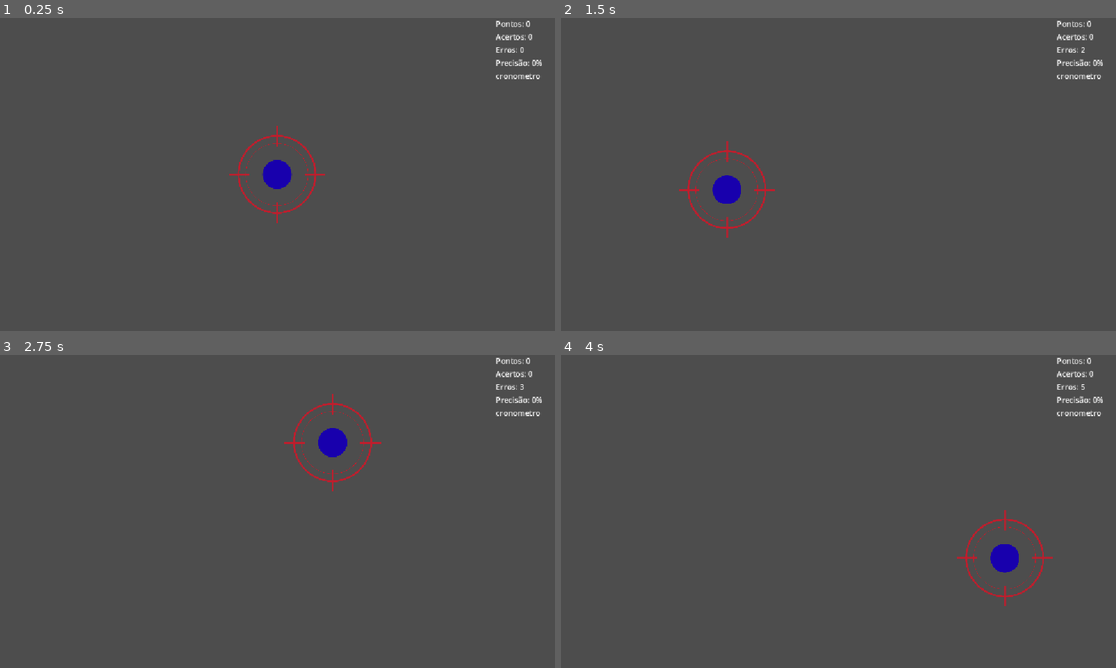
Above: before the commit, frames 1-4 (two rows, left to right).
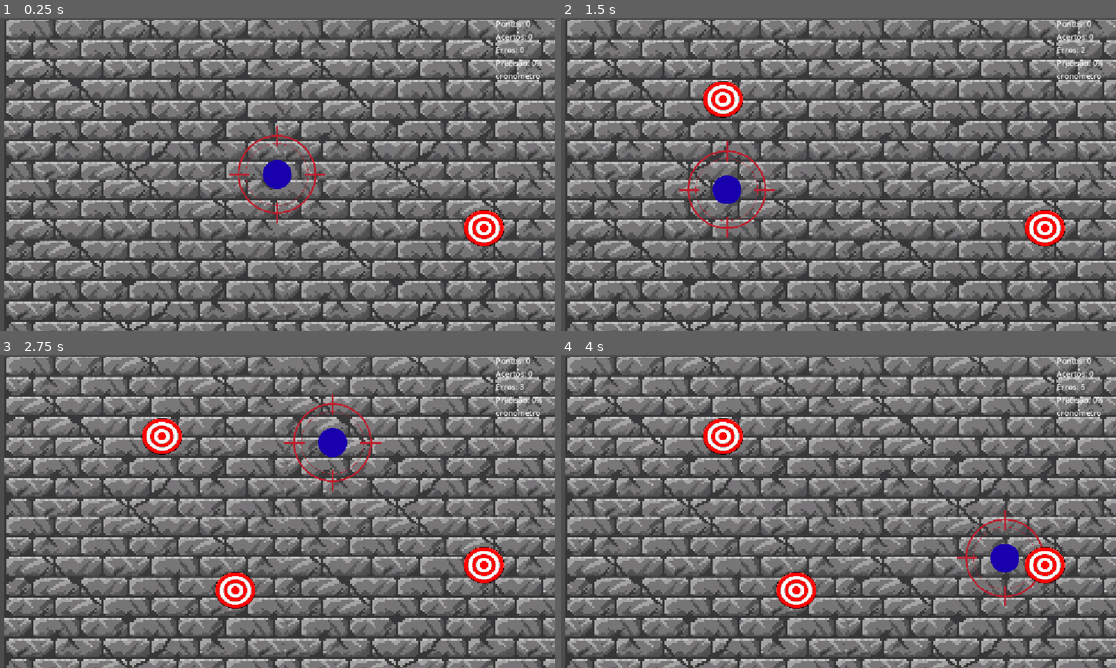
Above: after the commit, the same moments.

Repository: ditoslv/JOGO_CG2VA
Game: Godot game, scene res://scenes/modes/solo_mode.tscn
Two runs of this game, one before a commit and one after it. Both use one fixed random seed, a clock stepped at 60 frames per second and the inputs below. This scene is started directly instead of the project's main scene.
Inputs (mouse positions are in pixels of both pictures, inside the frame that each line leads up to):
- Up to frame 1 (0.25 s): no input
- Up to frame 2 (1.5 s): tap Enter at 0.5 s; move the mouse to (960, 158) at 0.52 s; click (960, 158) at 0.67 s; move the mouse to (727, 190) at 1.27 s; click (727, 190) at 1.42 s
- Up to frame 3 (2.75 s): tap Space at 2 s; move the mouse to (333, 442) at 2.02 s; click (333, 442) at 2.17 s
- Up to frame 4 (4 s): tap Enter at 2.75 s; move the mouse to (810, 574) at 2.77 s; click (810, 574) at 2.92 s; tap Space at 3.5 s; move the mouse to (1005, 558) at 3.52 s; click (1005, 558) at 3.67 s

The runs differ from the first frame. In frame 1, 59% of the frame differs, in the area x 0-100%, y 0-100%; in frame 2, 59%; in frame 3, 60%; in frame 4, 60%.

Commit message:
Adicionar GameSolo
Criação do SoloMode
Aplicação dos recursos
Desenvolvimento GameBase

Diff:
--- a/scenes/Core/GameBase.tscn
+++ b/scenes/Core/GameBase.tscn
@@ -6,9 +6,13 @@
 [ext_resource type="Script" path="res://scripts/Core/Disparo.gd" id="4"]
 [ext_resource type="Script" path="res://scripts/Core/TargetSpawner.gd" id="5"]
 [ext_resource type="PackedScene" path="res://scenes/Targets/Target.tscn" id="6"]
+[ext_resource type="PackedScene" uid="uid://bukq5cpybvrge" path="res://scenes7/background.tscn" id="7"]
 
 [node name="GameBase" type="Node2D"]
 script = ExtResource("1")
+
+[node name="Background" parent="." instance=ExtResource("7")]
+z_index = -100
 
 [node name="Mira" type="Node2D" parent="."]
 script = ExtResource("2")
--- a/scenes/modes/solo_mode.tscn
+++ b/scenes/modes/solo_mode.tscn
@@ -1,16 +1,24 @@
-[gd_scene load_steps=5 format=3]
+[gd_scene format=3 uid="uid://d34oud67agsqu"]
 
-[ext_resource type="Script" path="res://scripts/modes/solo_mode.gd" id="1"]
+[ext_resource type="Script" uid="uid://dnqae3hy277k4" path="res://scripts/modes/solo_mode.gd" id="1"]
 [ext_resource type="PackedScene" path="res://scenes/Core/GameBase.tscn" id="2"]
-[ext_resource type="PackedScene" path="res://scenes/ui/hud.tscn" id="3"]
-[ext_resource type="PackedScene" path="res://scenes/ui/result_screen.tscn" id="4"]
+[ext_resource type="Script" uid="uid://ba21s4yrq1pdr" path="res://scripts/Core/FaseConfig.gd" id="2_wx5i2"]
+[ext_resource type="PackedScene" uid="uid://bb5y78wdwf46d" path="res://scenes/ui/hud.tscn" id="3"]
+[ext_resource type="Resource" path="res://Resources/Fases/fase_01_estatico.tres" id="3_ufkr0"]
+[ext_resource type="PackedScene" uid="uid://bia2ga1ibfc4d" path="res://scenes/ui/result_screen.tscn" id="4"]
+[ext_resource type="Resource" path="res://Resources/Fases/fase_02_translacao.tres" id="4_s2hho"]
+[ext_resource type="Resource" path="res://Resources/Fases/fase_03_translacao_rapida.tres" id="5_j35qj"]
+[ext_resource type="Resource" path="res://Resources/Fases/fase_04_rotacao.tres" id="6_mlie4"]
+[ext_resource type="Resource" path="res://Resources/Fases/fase_05_escala.tres" id="7_4u658"]
+[ext_resource type="Resource" path="res://Resources/Fases/fase_06_combinado.tres" id="8_vc4v1"]
 
-[node name="SoloMode" type="Node2D"]
+[node name="SoloMode" type="Node2D" unique_id=1619378865]
 script = ExtResource("1")
+fases = Array[ExtResource("2_wx5i2")]([ExtResource("3_ufkr0"), ExtResource("4_s2hho"), ExtResource("5_j35qj"), ExtResource("6_mlie4"), ExtResource("7_4u658"), ExtResource("8_vc4v1")])
 
-[node name="GameBase" parent="." instance=ExtResource("2")]
+[node name="GameBase" parent="." unique_id=506203168 instance=ExtResource("2")]
 
-[node name="HUD" parent="." instance=ExtResource("3")]
+[node name="HUD" parent="." unique_id=1033262690 instance=ExtResource("3")]
 
-[node name="ResultScreen" parent="." instance=ExtResource("4")]
+[node name="ResultScreen" parent="." unique_id=1963716579 instance=ExtResource("4")]
 visible = false
--- a/scripts/Core/GameBase.gd
+++ b/scripts/Core/GameBase.gd
@@ -12,12 +12,26 @@
 
 signal fase_concluida()
 
+@export var margem_spawn: float = 60.0
+
 @onready var spawner: TargetSpawner = $Spawner
 @onready var cronometro: Timer = $Cronometro
 
 
 func _ready() -> void:
+	_ajustar_area_de_spawn()
 	spawner.fase_concluida.connect(func(): fase_concluida.emit())
+
+
+## Limita onde os alvos podem nascer ao tamanho real da janela (com uma
+## margem), em vez do Rect2 fixo e centrado em (0,0) que o TargetSpawner
+## usa por padrão — esse default sozinho deixa metade da área fora da tela.
+func _ajustar_area_de_spawn() -> void:
+	var tamanho := get_viewport_rect().size
+	spawner.area_spawn = Rect2(
+		Vector2(margem_spawn, margem_spawn),
+		Vector2(tamanho.x - margem_spawn * 2.0, tamanho.y - margem_spawn * 2.0)
+	)
 
 
 ## Chamar UMA VEZ no início de uma rodada inteira (não a cada fase!).
--- a/scripts/Target/Target.gd
+++ b/scripts/Target/Target.gd
@@ -28,7 +28,7 @@
 
 @onready var _collision: CollisionShape2D = $CollisionShape2D
 @onready var _sprite: Sprite2D = $Sprite2D
-@onready var _particulas: CPUParticles2D = $CPUParticles2D
+
 
 func _ready() -> void:
 	desativar() # todo alvo começa inativo até o spawner chamar ativar()
@@ -84,15 +84,6 @@
 	_collision.disabled = false
 	scale = Vector2.ONE
 	rotation = 0.0
-	# (Resto da função ativar() acima...)
-	scale = Vector2.ONE
-	rotation = 0.0
-
-	# ADICIONE ESTAS LINHAS AQUI NO FINAL DA FUNÇÃO:
-	if velocidade == 0.0:
-		velocidade = 150.0
-	if direcao == Vector2.ZERO:
-		direcao = Vector2(1, 0) # Vector2(1, 0) faz o alvo andar para a direita
 
 
 ## Chamada pelo sistema de disparo (Disparo.gd) quando este alvo é atingido.
--- a/scripts/ui/menu.gd
+++ b/scripts/ui/menu.gd
@@ -10,7 +10,7 @@
 ## de cena, o que é esperado até lá.
 ## ============================================================
 
-const CENA_SOLO := "res://scenes/modes/SoloMode.tscn"
+const CENA_SOLO := "res://scenes/modes/solo_mode.tscn"
 const CENA_1V1 := "res://scenes/modes/VersusMode.tscn"
 const CENA_ORDEM_DO_ALVO := "res://scenes/modes/order_mode.tscn"
 
Not shown: 1 places in scenes/Core/GameBase.tscn that only renumber resources
